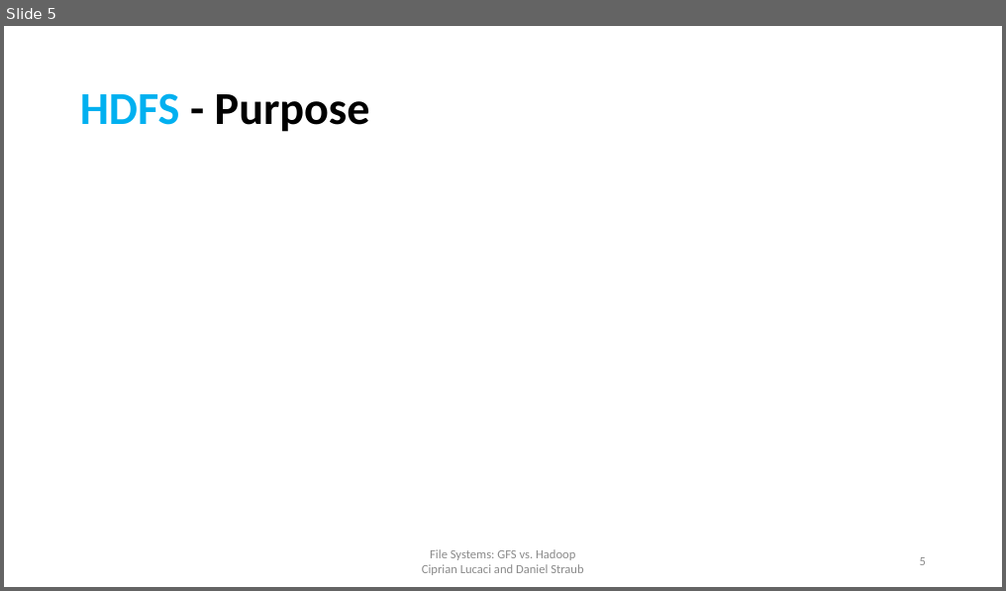
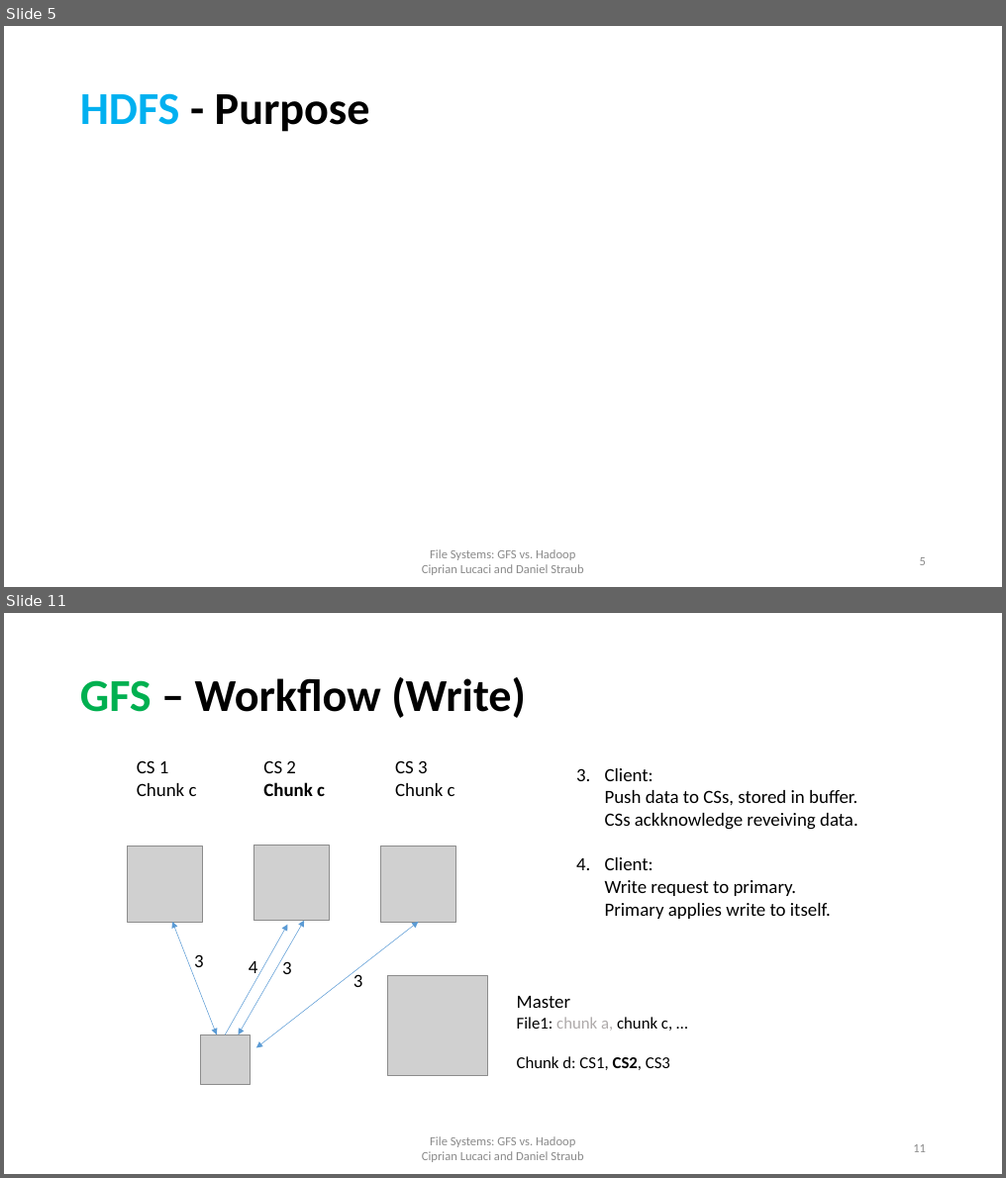
Before and after one commit to cipri7329/ss15-seminar, a slide deck: Presentation/DistributedFileSystems_Daniel.pptx. Shown one above the other, each under a label of ours: slide 5 before the commit, slides 5 and 11 after it; the slides between them are not shown. The pictures are 1006x591 and 1006x1178 pixels, drawn with LibreOffice and Linux fonts; fonts in the diff are those of the drawing; grey boxes stand for pictures; background and template pictures are left out. Boxes give left, top, right and bottom in pixels: in the first picture for what was removed or moved away, otherwise in the second. Text is boxed around its words. In the diff, an @@ line names an element or a change of style, - is before the commit and + after.

Commit message:
Presentation Daniel

```diff
--- a/Presentation/DistributedFileSystems_Daniel.pptx
+++ b/Presentation/DistributedFileSystems_Daniel.pptx
@@ slide 11 added at bbox=[4, 613, 1002, 1174], background #FFFFFF @@
@@ title added at bbox=[80, 677, 526, 718], 44 pt, text #000000, bold @@
+GFS – Workflow (Write)
@@ text added at bbox=[137, 761, 197, 796], 18 pt, text #000000 @@
+CS 1
+Chunk c
@@ text added at bbox=[263, 761, 325, 796], 18 pt, text #000000, bold @@
+CS 2
+Chunk c
@@ text added at bbox=[395, 761, 455, 796], 18 pt, text #000000 @@
+CS 3
+Chunk c
@@ text added at bbox=[605, 768, 858, 919], 18 pt, text #000000 @@
+3. Client:
+   Push data to CSs, stored in buffer.
+   CSs ackknowledge reveiving data.
+4. Client:
+   Write request to primary.
+   Primary applies write to itself.
@@ picture added at bbox=[128, 847, 203, 922] @@
@@ picture added at bbox=[253, 845, 329, 921] @@
@@ picture added at bbox=[380, 847, 456, 922] @@
@@ double arrow added from (172, 922) to (217, 1035), #5B9BD5 0.5 pt @@
@@ arrow added from (225, 1035) to (288, 925), #5B9BD5 0.5 pt @@
@@ double arrow added from (304, 921) to (239, 1035), #5B9BD5 0.5 pt @@
@@ double arrow added from (419, 922) to (256, 1048), #5B9BD5 0.5 pt @@
@@ text added at bbox=[194, 955, 204, 967], 18 pt, text #000000 @@
+3
@@ text added at bbox=[249, 961, 258, 979], 18 pt, text #000000 @@
+4
@@ text added at bbox=[282, 961, 292, 974], 18 pt, text #000000 @@
+3
@@ text added at bbox=[353, 974, 363, 987], 18 pt, text #000000 @@
+3
@@ picture added at bbox=[388, 976, 488, 1076] @@
@@ text added at bbox=[517, 996, 672, 1070], 16 pt, text #000000 @@
+Master
+File1: chunk a, chunk c, …
+Chunk d: CS1, CS2, CS3
@@ picture added at bbox=[200, 1035, 251, 1085] @@
@@ text added at bbox=[422, 1137, 583, 1162], 12 pt, text #8C8C8C @@
+File Systems: GFS vs. Hadoop
+Ciprian Lucaci and Daniel Straub
@@ page number added at bbox=[913, 1145, 926, 1153], 12 pt, text #8C8C8C @@
+11
```
Also in this commit, not shown: 7 slides changed, 7 other slides added.
